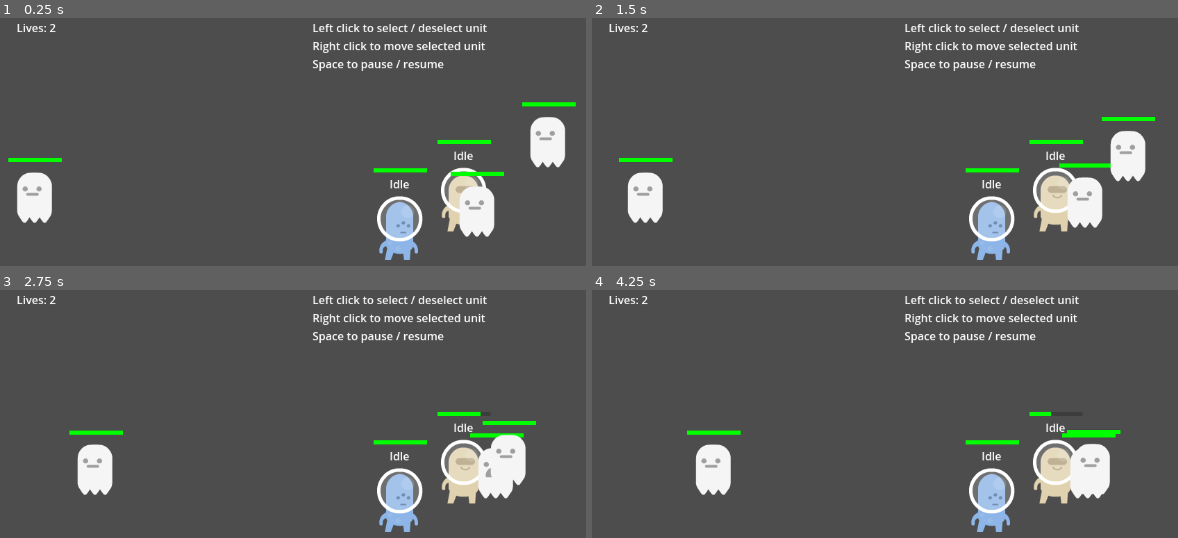
Above: before the commit, frames 1-4 (two rows, left to right).
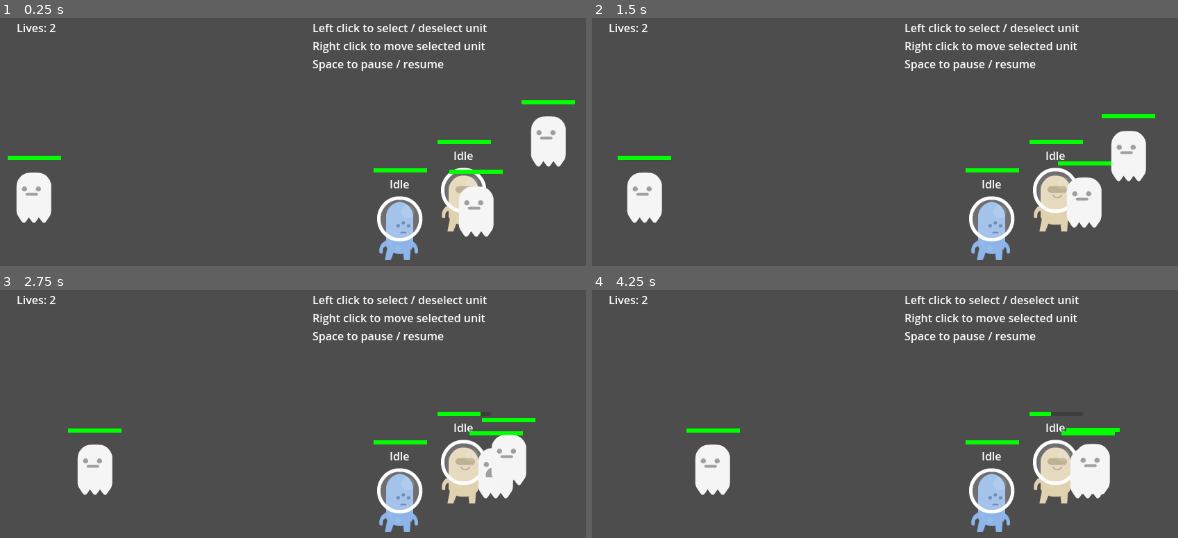
Above: after the commit, the same moments.

Repository: zhang-edward/roguelheart
Game: Godot game, scene res://scenes/Main.tscn
Two runs of this game, one before a commit and one after it. Both use one fixed random seed, a clock stepped at 60 frames per second and the inputs below.
Inputs (mouse positions are in pixels of both pictures, inside the frame that each line leads up to):
- Up to frame 1 (0.25 s): no input
- Up to frame 2 (1.5 s): tap Enter at 0.5, 1.25 s; move the mouse to (679, 32) at 0.52 s; click (679, 32) at 0.67 s; tap Space at 0.77 s; move the mouse to (990, 189) at 1.27 s; click (990, 189) at 1.42 s
- Up to frame 3 (2.75 s): tap Space at 1.52 s; tap Enter at 2 s; move the mouse to (462, 433) at 2.02 s; click (462, 433) at 2.17 s
- Up to frame 4 (4.25 s): tap Enter at 2.75, 3.5 s; move the mouse to (outside the picture) at 2.77 s; click (outside the picture) at 2.92 s; tap Space at 3.02, 3.77 s; move the mouse to (outside the picture) at 3.52 s; click (outside the picture) at 3.67 s

The runs differ from the first frame. In frame 1, 1.0% of the frame differs, in the area x 1-99%, y 33-89%; in frame 2, 1.0%; in frame 3, 0.7%; in frame 4, 0.6%.

Commit message:
Fixes to attack state, clicking

Diff:
--- a/prefab/Enemy.tscn
+++ b/prefab/Enemy.tscn
@@ -7,7 +7,8 @@
 [ext_resource type="Script" path="res://scripts/fsm/IdleState.gd" id="4_5qyw5"]
 [ext_resource type="Script" path="res://scripts/fsm/MoveState.gd" id="5_68pec"]
 [ext_resource type="Script" path="res://scripts/fsm/AttackState.gd" id="6_aaj38"]
-[ext_resource type="PackedScene" uid="uid://btnesc72tysik" path="res://prefab/Healthbar.tscn" id="8_yd4xw"]
+[ext_resource type="Script" path="res://scripts/fsm/FollowState.gd" id="8_htdkm"]
+[ext_resource type="PackedScene" uid="uid://btnesc72tysik" path="res://prefab/Healthbar.tscn" id="9_xw6cj"]
 
 [sub_resource type="SpriteFrames" id="SpriteFrames_ubdcv"]
 animations = [{
@@ -21,7 +22,7 @@
 "duration": 1.0,
 "texture": ExtResource("1_6c54o")
 }],
-"loop": false,
+"loop": true,
 "name": &"attack",
 "speed": 5.0
 }, {
@@ -67,8 +68,10 @@
 script = ExtResource("6_aaj38")
 move_speed = 50
 
-[node name="Healthbar" parent="." instance=ExtResource("8_yd4xw")]
-offset_left = -37.0
-offset_top = -57.0
-offset_right = 40.0
-offset_bottom = -51.0
+[node name="Follow" type="Node" parent="StateMachine"]
+script = ExtResource("8_htdkm")
+move_speed = 50
+
+[node name="Healthbar" parent="." instance=ExtResource("9_xw6cj")]
+offset_top = -60.0
+offset_bottom = -54.0
--- a/prefab/Player.tscn
+++ b/prefab/Player.tscn
@@ -9,6 +9,7 @@
 [ext_resource type="Script" path="res://scripts/fsm/MoveState.gd" id="5_j58pb"]
 [ext_resource type="Script" path="res://scripts/DebugStateText.gd" id="6_0riig"]
 [ext_resource type="Script" path="res://scripts/fsm/AttackState.gd" id="6_ackvl"]
+[ext_resource type="Script" path="res://scripts/fsm/FollowState.gd" id="9_03g4x"]
 [ext_resource type="PackedScene" uid="uid://btnesc72tysik" path="res://prefab/Healthbar.tscn" id="10_uua1x"]
 
 [sub_resource type="SpriteFrames" id="SpriteFrames_ks0ck"]
@@ -68,6 +69,9 @@
 [node name="Attack" type="Node" parent="StateMachine"]
 script = ExtResource("6_ackvl")
 
+[node name="Follow" type="Node" parent="StateMachine"]
+script = ExtResource("9_03g4x")
+
 [node name="DebugStateText" type="RichTextLabel" parent="."]
 anchors_preset = 7
 anchor_left = 0.5
--- a/scripts/Enemy.gd
+++ b/scripts/Enemy.gd
@@ -25,7 +25,8 @@
 	_health -= amt
 	healthbar.value = _health
 	if _health <= 0:
-		queue_free()
+		visible = false
+		_state_machine.transition_to("Idle")
 
 func is_dead() -> bool:
 	return _health <= 0
--- a/scripts/EnemyPartyManager.gd
+++ b/scripts/EnemyPartyManager.gd
@@ -20,10 +20,20 @@
 		enemies.append(enemy)
 
 # Called every frame. 'delta' is the elapsed time since the previous frame.
-func _process(delta):
+func _process(_delta: float):
+
 	var living_players = player_party_manager.players.filter(func(p: Player): return !p.is_dead())
 
 	if living_players.size() > 0:
 		for enemy in enemies:
 			if enemy.get_curr_state() == "Idle":
 				enemy.set_attack_target(living_players.pick_random())
+
+	if all_enemies_dead():
+		get_tree().reload_current_scene()
+
+func all_enemies_dead():
+	for enemy in enemies:
+		if !enemy.is_dead():
+			return false
+	return true
--- a/scripts/PlayerPartyManager.gd
+++ b/scripts/PlayerPartyManager.gd
@@ -63,7 +63,11 @@
 	var result = space_state.intersect_point(query)
 	if result.size() == 0:
 		return
-	return result[0]['collider'].get_parent()
+	for collision in result:
+		var entity = collision['collider'].get_parent()
+		if (entity is Player or entity is Enemy) and !entity.is_dead():
+			return entity
+	return
 
 func all_players_dead():
 	for player in players:
--- a/scripts/fsm/AttackState.gd
+++ b/scripts/fsm/AttackState.gd
@@ -5,11 +5,9 @@
 
 const ATTACK_ANIMATION_NAME = "attack"
 const ATTACK_TARGET_OFFSET: float = 50
-const MIN_ATTACK_DISTANCE: float = 5
 const MAX_ATTACK_DISTANCE: float = 20
 
 var _target = null
-var _attacking := false
 # If approaching target from the left, then attack offset position will be on the left
 # Otherwise, it will be on the right
 var _approach_dir := Vector2.RIGHT
@@ -20,27 +18,21 @@
 	var attack_anim_duration = get_animation_duration(sprite.sprite_frames, ATTACK_ANIMATION_NAME)
 	_attack_anim_speed_factor = attack_anim_duration / attack_interval
 
-func physics_update(delta: float) -> void:
+func physics_update(_delta: float) -> void:
 	if _target == null or _target.is_dead():
 		state_machine.transition_to("Idle")
 		return
 
 	# Target has to be within MIN_ATTACK_DISTANCE to start attacking
 	var attack_target_pos = _target.position + (_approach_dir * ATTACK_TARGET_OFFSET)
-	if (entity.position - attack_target_pos).length() < MIN_ATTACK_DISTANCE:
-		_attacking = true
-		sprite.play("attack", _attack_anim_speed_factor)
 	# Target has to be outside MAX_ATTACK_DISTANCE to stop attacking
-	elif _attacking and (entity.position - attack_target_pos).length() > MAX_ATTACK_DISTANCE:
-		_attacking = false
-
-	if !_attacking:
-		sprite.play("default")
-		entity.translate((attack_target_pos - entity.position).normalized() * delta * move_speed)
+	if (entity.position - attack_target_pos).length() > MAX_ATTACK_DISTANCE:
+		state_machine.transition_to("Follow", {"target": _target})
 
 func enter(msg:={}) -> void:
 	_target = msg.target
 	_approach_dir = Vector2.RIGHT if msg.target.position.x < entity.position.x else Vector2.LEFT
+	sprite.play("attack", _attack_anim_speed_factor)
 
 func attack() -> void:
 	# TODO: make attack frame configurable instead of always being frame 1
--- /dev/null
+++ b/scripts/fsm/FollowState.gd
@@ -0,0 +1,29 @@
+extends State
+
+@export var move_speed = 100
+
+const ATTACK_TARGET_OFFSET: float = 50
+const MIN_ATTACK_DISTANCE: float = 5
+
+var _target = null
+# If approaching target from the left, then attack offset position will be on the left
+# Otherwise, it will be on the right
+var _approach_dir := Vector2.RIGHT
+
+func _ready() -> void:
+	pass
+
+func physics_update(delta: float) -> void:
+	if _target == null or _target.is_dead():
+		state_machine.transition_to("Idle")
+		return
+	_approach_dir = Vector2.RIGHT if _target.position.x < entity.position.x else Vector2.LEFT
+
+	var attack_target_pos = _target.position + (_approach_dir * ATTACK_TARGET_OFFSET)
+	entity.translate((attack_target_pos - entity.position).normalized() * delta * move_speed)
+	if (entity.position - attack_target_pos).length() < MIN_ATTACK_DISTANCE:
+		state_machine.transition_to("Attack", {"target": _target})
+
+func enter(msg:={}) -> void:
+	_target = msg.target
+	sprite.play("default")
--- a/scripts/fsm/MoveState.gd
+++ b/scripts/fsm/MoveState.gd
@@ -5,10 +5,12 @@
 var _target = null
 
 func physics_update(delta: float) -> void:
-	if _target != null:
-		entity.translate((_target - entity.position).normalized() * delta * speed)
-		if (entity.position - _target).length() < 1:
-			state_machine.transition_to("Idle")
+	if _target == null:
+		state_machine.transition_to("Idle")
+		return
+	entity.translate((_target - entity.position).normalized() * delta * speed)
+	if (entity.position - _target).length() < 1:
+		state_machine.transition_to("Idle")
 
 func enter(msg:={}) -> void:
 	_target = msg.target
Not shown: 1 places in prefab/Enemy.tscn that only renumber resources
Not shown: 1 places in prefab/Player.tscn that only renumber resources
